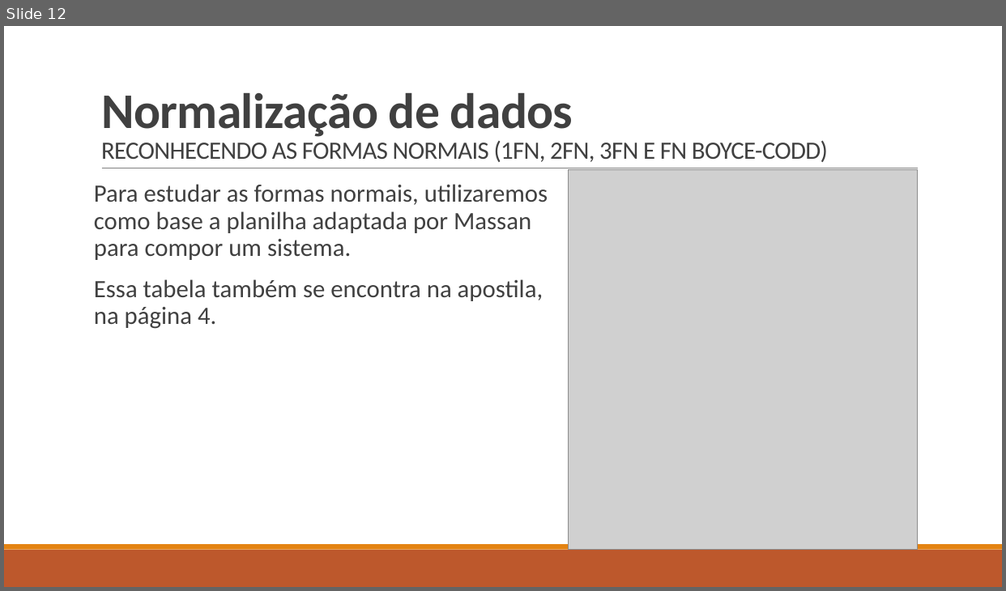
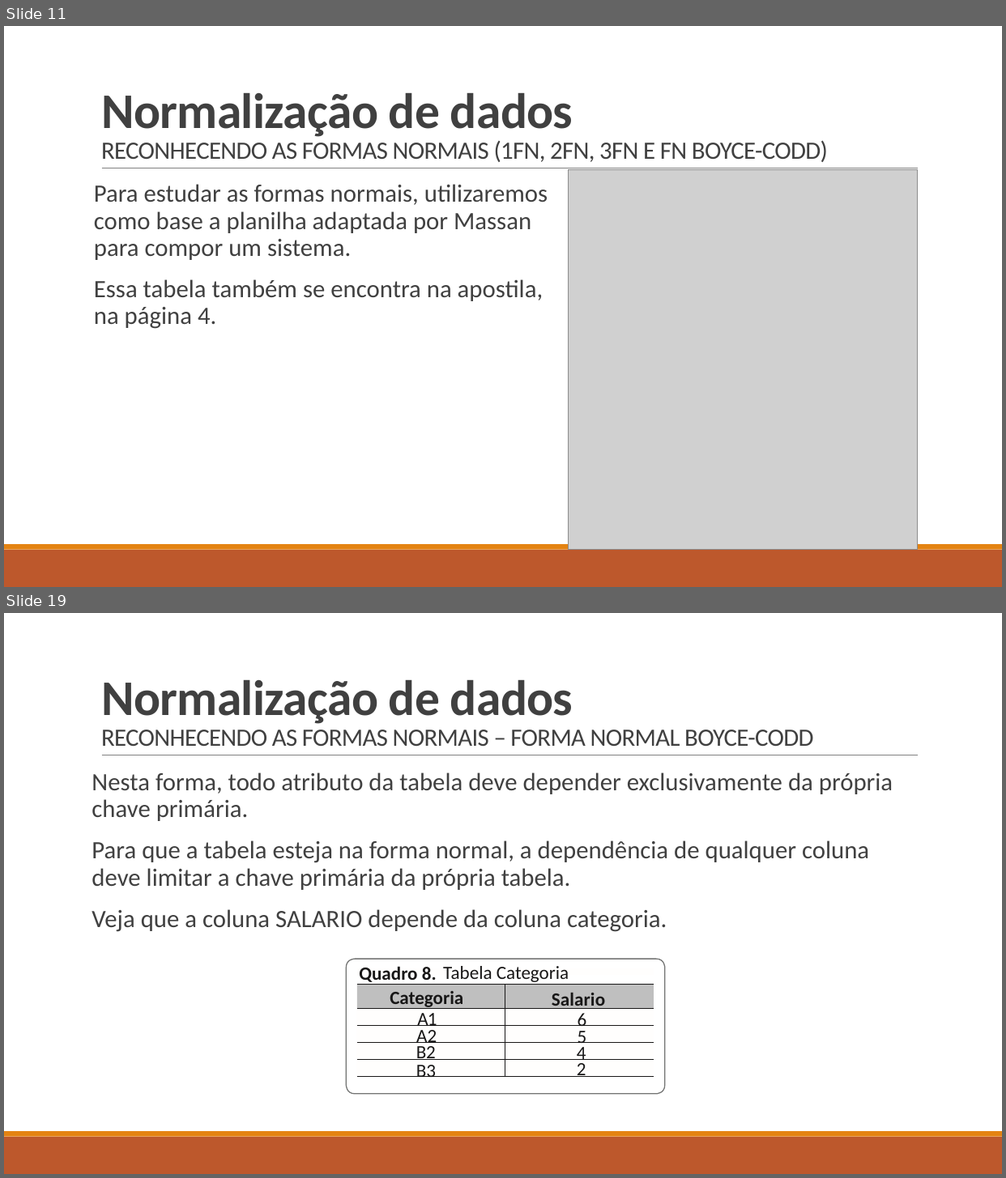
Before and after one commit to LucasHerculanoAmaro/Minhas-Aulas, a slide deck: Euripedes Simões de Paula/Banco de Dados/Aula 6/Normalização de dados.pptx. Shown one above the other, each under a label of ours: slide 12 before the commit, slides 11 and 19 after it; the slides between them are not shown. The pictures are 1006x591 and 1006x1178 pixels, drawn with LibreOffice and Linux fonts; fonts in the diff are those of the drawing; grey boxes stand for pictures. Boxes give left, top, right and bottom in pixels: in the first picture for what was removed or moved away, otherwise in the second. Text is boxed around its words. In the diff, an @@ line names an element or a change of style, - is before the commit and + after.

Commit message:
Adicionando aula 6 de Banco de Dados

```diff
--- a/Euripedes Simões de Paula/Banco de Dados/Aula 6/Normalização de dados.pptx
+++ b/Euripedes Simões de Paula/Banco de Dados/Aula 6/Normalização de dados.pptx
@@ slide 19 added at box(4, 613, 1002, 1174), background #FFFFFF; not listed: 3 template elements that a slide beside it also shows @@
@@ title added at box(101, 680, 813, 746), 24 pt, text #404040 @@
+Normalização de dados
+RECONHECENDO AS FORMAS NORMAIS – FORMA NORMAL BOYCE-CODD
@@ text added at box(91, 773, 893, 932), 24 pt, text #404040 @@
+Nesta forma, todo atributo da tabela deve depender exclusivamente da própria chave primária.
+Para que a tabela esteja na forma normal, a dependência de qualquer coluna deve limitar a chave primária da própria tabela.
+Veja que a coluna SALARIO depende da coluna categoria.
@@ group added at box(346, 959, 665, 1093): 21 freeform shapes, 12 texts @@
+Categoria
+Salario
+A1
+6
+A2
+5
+B2
+4
+B3
+2
+Quadro 8.
+Tabela Categoria
@@ what was slide 12 is now slide 11 @@
```
Also in this commit, not shown: 1 slide changed, 7 other slides added, 1 slide removed, 9 other files.
